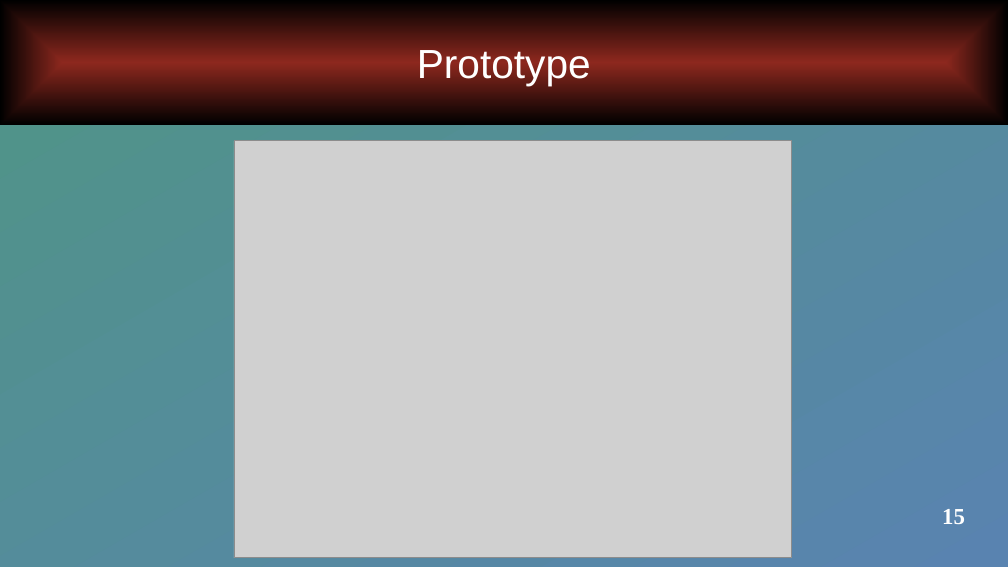
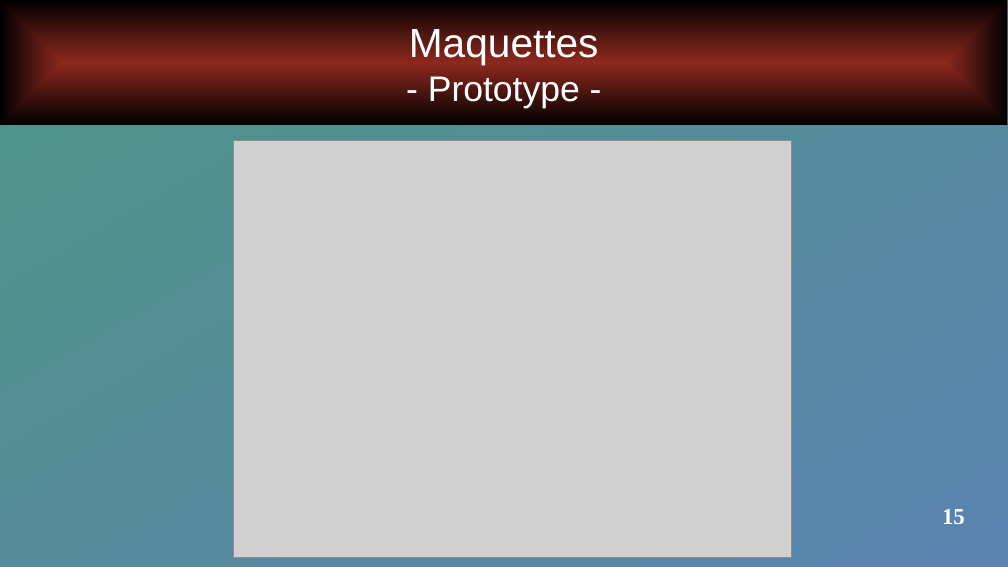
Before and after one commit to Arb4n/ADRAR-Repo-P3-2307, a slide deck: slide 15 of 230726OralProjetUMLMaquette/MeinProjekt_CDC.pptx. Drawn at 1008x567 pixels with LibreOffice and Linux fonts; fonts in the diff are those of the drawing; grey boxes stand for pictures. Boxes give left, top, right and bottom in pixels: in the first picture for what was removed or moved away, otherwise in the second. Text is boxed around its words. In the diff, an @@ line names an element or a change of style, - is before the commit and + after.

```diff
--- a/230726OralProjetUMLMaquette/MeinProjekt_CDC.pptx
+++ b/230726OralProjetUMLMaquette/MeinProjekt_CDC.pptx
@@ text in rectangle at [409, 25, 599, 108]: text changed; size 32 to 28 pt @@
-Prototype
+Maquettes
+- Prototype -
```
Also in this commit, not shown: 9 other slides changed, 4 slides added, 3 slides removed, 1 other file.
